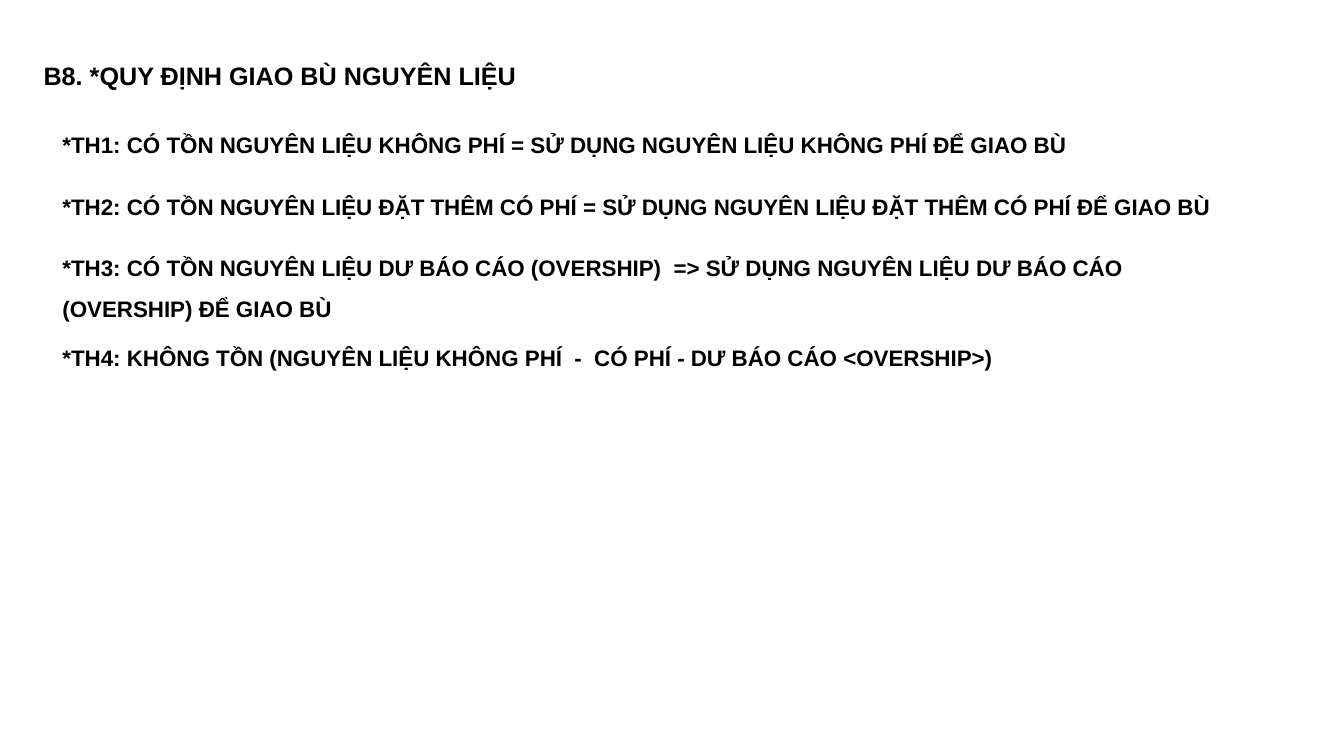
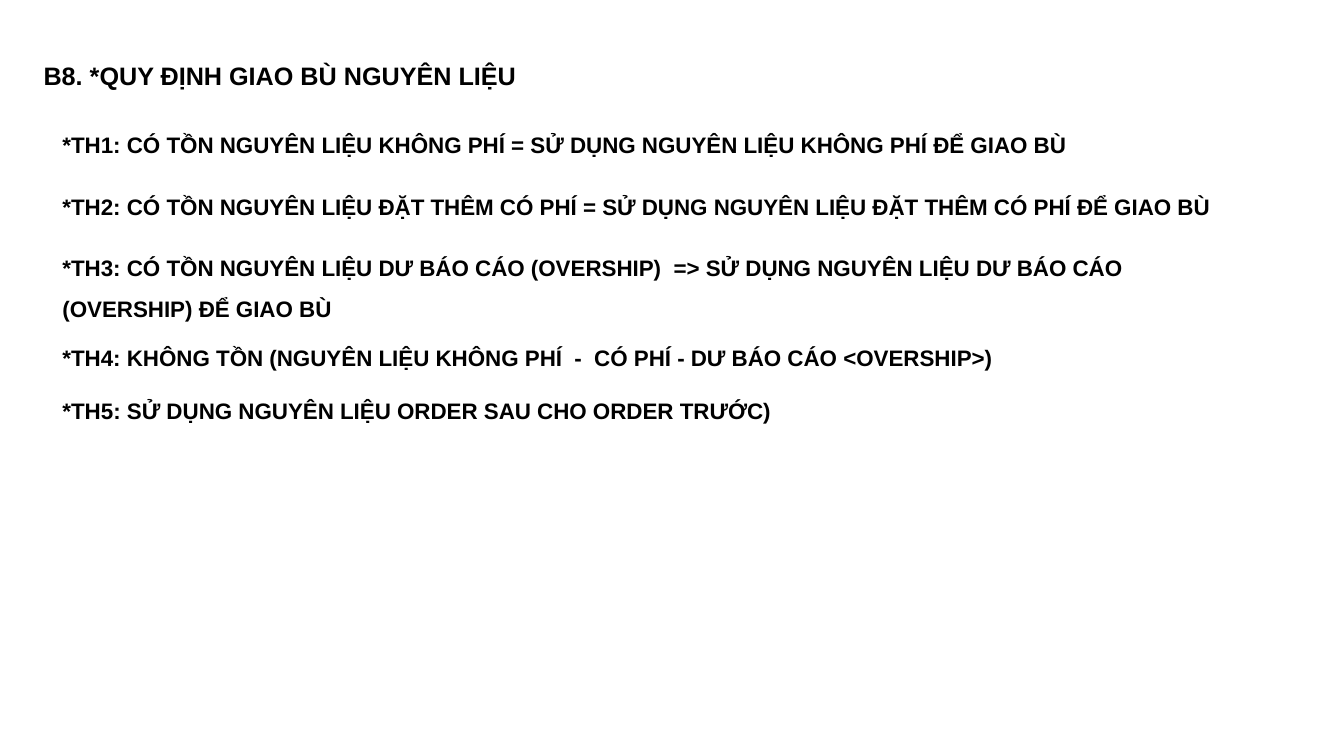
Before and after one commit to hoant-it/WebMain, a slide deck: slide 1 of public/images/Kho/QTQLNVL_B8_QDGBNL.pptx. Drawn at 1344x756 pixels with LibreOffice and Linux fonts; fonts in the diff are those of the drawing. Boxes give left, top, right and bottom in pixels: in the first picture for what was removed or moved away, otherwise in the second. Text is boxed around its words. In the diff, an @@ line names an element or a change of style, - is before the commit and + after.

```diff
--- a/public/images/Kho/QTQLNVL_B8_QDGBNL.pptx
+++ b/public/images/Kho/QTQLNVL_B8_QDGBNL.pptx
@@ text added at (62,401,771,424), 16 pt, text #000000, bold @@
+*TH5: SỬ DỤNG NGUYÊN LIỆU ORDER SAU CHO ORDER TRƯỚC)
```
Also in this commit, not shown: 5 other files.
